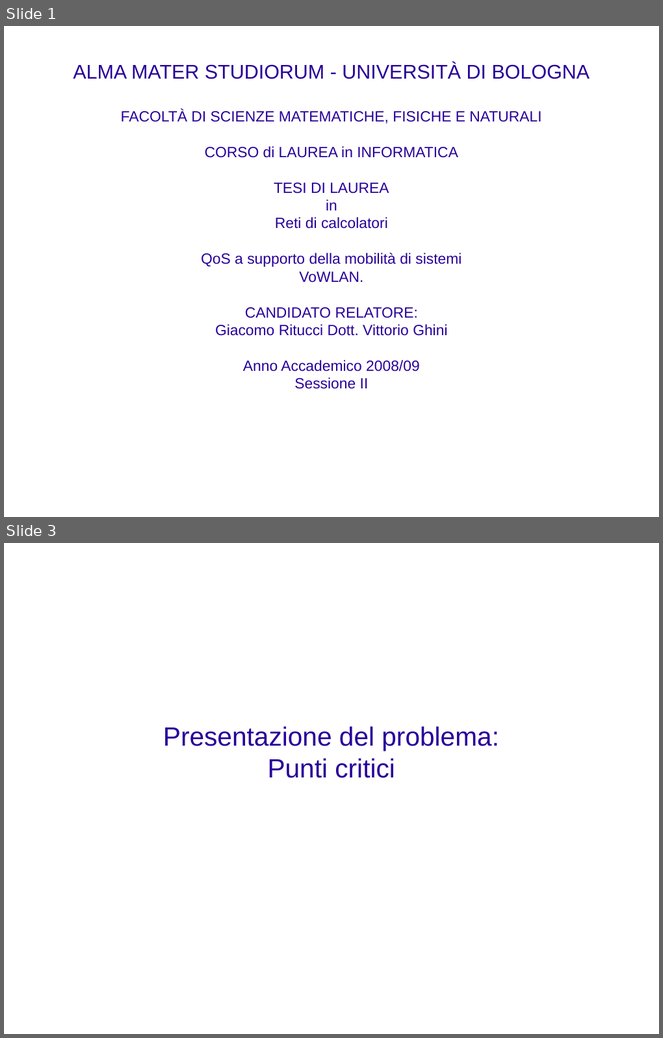
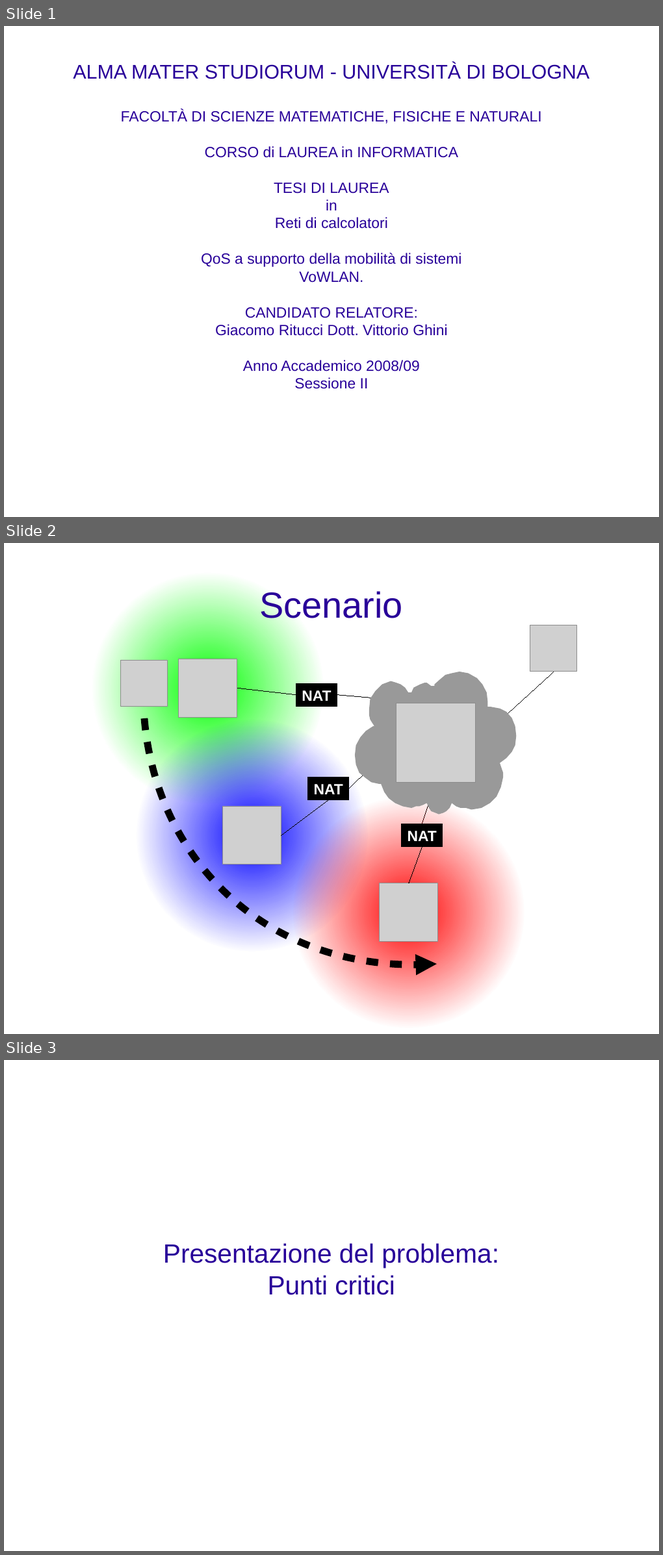
Before and after one commit to rjack/tesi-triennale, a slide deck: presentazione.odp. Shown one above the other, each under a label of ours: slides 1 and 3 before the commit, slides 1, 2 and 3 after it; the slides between them are not shown. The pictures are 663x1038 and 663x1555 pixels, drawn with LibreOffice and Linux fonts; fonts in the diff are those of the drawing; grey boxes stand for pictures; background and template pictures are left out. Boxes give left, top, right and bottom in pixels: in the first picture for what was removed or moved away, otherwise in the second. Text is boxed around its words. In the diff, an @@ line names an element or a change of style, - is before the commit and + after.

Commit message:
Slide scenario: rimosso laptop, aggiunti nat

```diff
--- a/presentazione.odp
+++ b/presentazione.odp
@@ slide 2 added at [4, 543, 659, 1034], background picture (left out) @@
@@ ellipse added at [91, 571, 325, 805], fill gradient #00FF00 @@
@@ title added at [260, 591, 403, 624], 44 pt, text #280099 @@
+Scenario
@@ picture added at [530, 625, 578, 672] @@
@@ picture added at [178, 659, 237, 717] @@
@@ picture added at [121, 660, 168, 707] @@
@@ freeform shape added at [356, 672, 517, 815], fill #999999 @@
@@ line added from (554, 672) to (475, 743), #000000 0 pt @@
@@ line added from (296, 695) to (237, 688), #000000 0 pt @@
@@ rectangle added at [296, 683, 337, 707], fill #000000, outline #000000 0 pt, 18 pt, text #FFFFFF, bold @@
+NAT
@@ line added from (436, 704) to (337, 695), #000000 0 pt @@
@@ picture added at [397, 704, 475, 783] @@
@@ ellipse added at [135, 719, 369, 953], fill gradient #0000FF @@
@@ freeform shape added at [144, 719, 437, 965], outline #000000 8.5 pt @@
@@ line added from (397, 743) to (349, 789), #000000 0 pt @@
@@ ellipse added at [292, 796, 526, 1030], fill gradient #FF0000 @@
@@ rectangle added at [308, 777, 349, 800], fill #000000, outline #000000 0 pt, 18 pt, text #FFFFFF, bold @@
+NAT
@@ line added from (436, 783) to (423, 824), #000000 0 pt @@
@@ picture added at [223, 806, 281, 865] @@
@@ line added from (328, 800) to (282, 835), #000000 0 pt @@
@@ rectangle added at [402, 824, 443, 847], fill #000000, outline #000000 0 pt, 18 pt, text #FFFFFF, bold @@
+NAT
@@ line added from (423, 847) to (409, 884), #000000 0 pt @@
@@ picture added at [380, 884, 438, 942] @@
```
Also in this commit, not shown: 1 slide removed.
